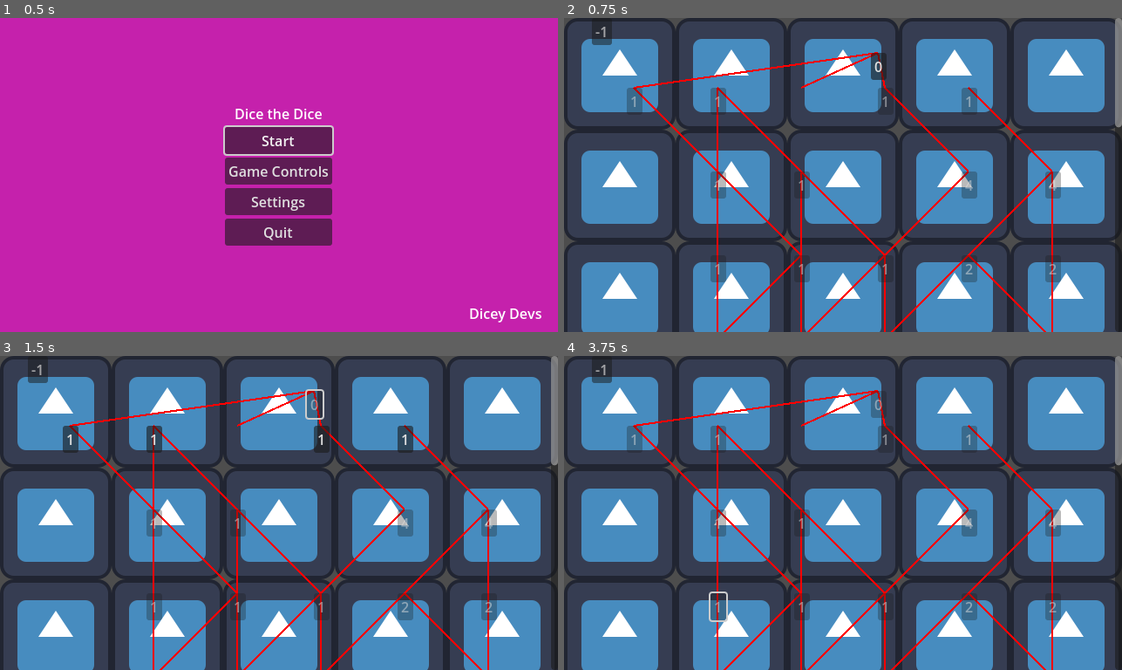
Above: before the commit, frames 1-4 (two rows, left to right).
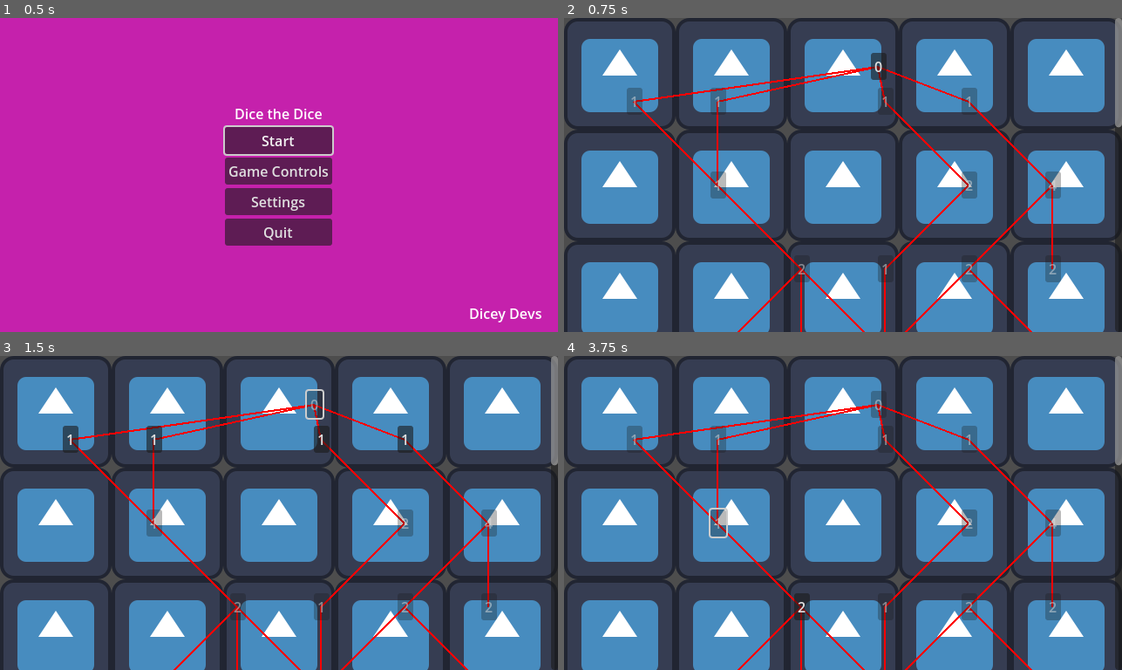
Above: after the commit, the same moments.

Repository: SadBonana/INTD450-Dice_Game
Game: Godot game, scene res://Menus/start_menu.tscn
The game is run twice, just before and just after one commit, with the same random seed, the same clock (stepped at 60 frames per second) and the same inputs. The engine's default icon, where the game draws it, is replaced by a stand-in: a white triangle on a blue panel in a dark square.
Inputs (mouse positions are in pixels of both pictures, inside the frame that each line leads up to):
- Up to frame 1 (0.5 s): no input
- Up to frame 2 (0.75 s): click "Start" at 0.5 s
- Up to frame 3 (1.5 s): click "0" at 1.25 s
- Up to frame 4 (3.75 s): click "1" at 2 s; click "1" at 2.75 s; click (720, 607) at 3.5 s, where only the run before the commit has a clickable "1"

Frame 1 is identical in both runs. In frame 2, 4.3% of the frame differs, in the area x 5-88%, y 1-100%; in frame 3, 4.3%; in frame 4, 4.5%.

Commit message:
Supposedly fixed erroneous node generation.

Diff:
--- a/map/MapTree.gd
+++ b/map/MapTree.gd
@@ -9,7 +9,7 @@
 const b_upper = 3 #upper limit on number of branches
 const num_paths = 4 #number of complete paths in the game
 
-const tile_size = 32*3 #32 x 32 tiles for Sean's icons
+const tile_size = 32 * 3 #32 x 32 tiles for Sean's icons
 const margin = 40    #generic margin for the side of our screen so we have space for UI
 
 const screen_width =  640 #640 pixels wide
@@ -263,9 +263,6 @@
 		selection (NT): the selected type for the current node
 	'''
 	var selection = NT.ERROR   #if error is returned something went wrong
-
-	if depth == 0:
-		return NT.BOSS
 
 	#if depth is 1 then set type to BATTLE
 	if depth == 1:
@@ -383,6 +380,8 @@
 	#randomly select the number of paths (the number of children)
 	var paths = randi_range(1,children.size())
 
+	#print("Children points: ", children)
+
 	#for each path
 	for path in paths:
 		#randomly select WHICH child we are pathing to
@@ -399,14 +398,14 @@
 		#otherwise, find the index of the child in the various arrays
 		var index = pos_to_index((child.x - margin) / tile_size,(child.y - margin) / tile_size)
 
-		#activate the child
-		positions[index] = 1
-
 		#add a connection between parent and child
-		add_connection(prev,child)
-
-		#recursive call to generate more children
-		generate(child, depth + 1)
+		if not check_connections(prev,child):
+			add_connection(prev,child)
+			#activate the child
+			positions[index] = 1
+
+			#recursive call to generate more children
+			generate(child, depth + 1)
 
 func add_connection(start:Vector2, end:Vector2) -> void:
 	'''
@@ -419,8 +418,8 @@
 	'''
 
 	#recently added. Should check if the line will intersect and return if it will
-	if check_connections(start,end):
-		return
+	#if check_connections(start,end):
+	#	return
 
 	#init connection as an array with start and end
 	var connection = [start,end]
@@ -455,7 +454,6 @@
 		if end.y == dest_pos.y and end.x == dest_pos.x + tile_size:
 			if start.x == current_pos.x - tile_size and start.y == current_pos.y:
 				return true
-
 	return false
 
 
--- a/map/map.gd
+++ b/map/map.gd
@@ -23,16 +23,57 @@
 	scroll_cont.add_child(bg)
 
 	# Draw Lines
-	var margins = Vector2(map.margin, 0)
+	#var margins = Vector2(map.margin, 0)
+	var margins = Vector2(8,16)
 	bg.draw.connect(func ():
-		for con in map.connections:
-			bg.draw_line(con[0] + margins, con[1] + margins, Color.RED, 2)
+		#for con in map.connections:
+		#TODO: we might wanna change this back to what sean had previously in the final version
+		for node in map.map_nodes:
+			if node != null:
+				for child in node.get_sons():
+					if node.type != NT.ERROR:
+						bg.draw_line(node.position + margins, child.position + margins, Color.RED, 2)
+					else:
+						bg.draw_line(node.position + margins, child.position + margins, Color.HOT_PINK, 2)
 		)
 
 	# Add nodes to map
+	var index = 0
 	for node in map.map_nodes:
 		if node != null: #and node.type != NT.ERROR:
 			if node.type == NT.ERROR:
+				#print("Positions: ",map.positions)
+				print("Node Position: ", node.position)
+				#print("Map Array: ", map.map_array)
+				#print("Map Nodes: ", map.map_nodes)
+				print("Error Node: ", node)
+				print("index: ", index)
+				print("Correct Pos: ", map.map_array[index])
+				print("Active? : ", map.positions[index])
+				print("correct depth: ", map.pos_to_depth(map.map_array[index].y))
+				if node.children.size() > 0:
+					print("has children")
+
+				var grid_width = [ 40 ,6 * 32]
+				var grid_height = [40 , 8 * 32]
+
+				print("\ngrid_width: ",grid_width)
+				print("grid_height: ", grid_height)
+				print("")
+
+				var p1 = map.map_array[index]
+				var grid_w = 6 * 32
+				var mid = 640 / 2
+				var offset = mid - (grid_w / 2)
+				#var grid_height = [0 + margin, map_height * tile_size]
+				p1.x = p1.x - offset
+				print("position after change: ", p1)
+
+				if (p1.x > grid_width[0] and p1.x < grid_width[1] and
+					p1.y > grid_height[0] and p1.y < grid_height[1]):
+						print("within bounds")
+				else:
+					print("outside bounds")
 				pass
 			#print("Node:",node)
 			#print("pos:",node.position)
@@ -42,6 +83,7 @@
 			#print("depth:",node.depth)
 			node.text = str(node.type)
 			bg.add_child(node)
+		index += 1
 	'''
 	var i = 0
 	for position in map.map_array:
